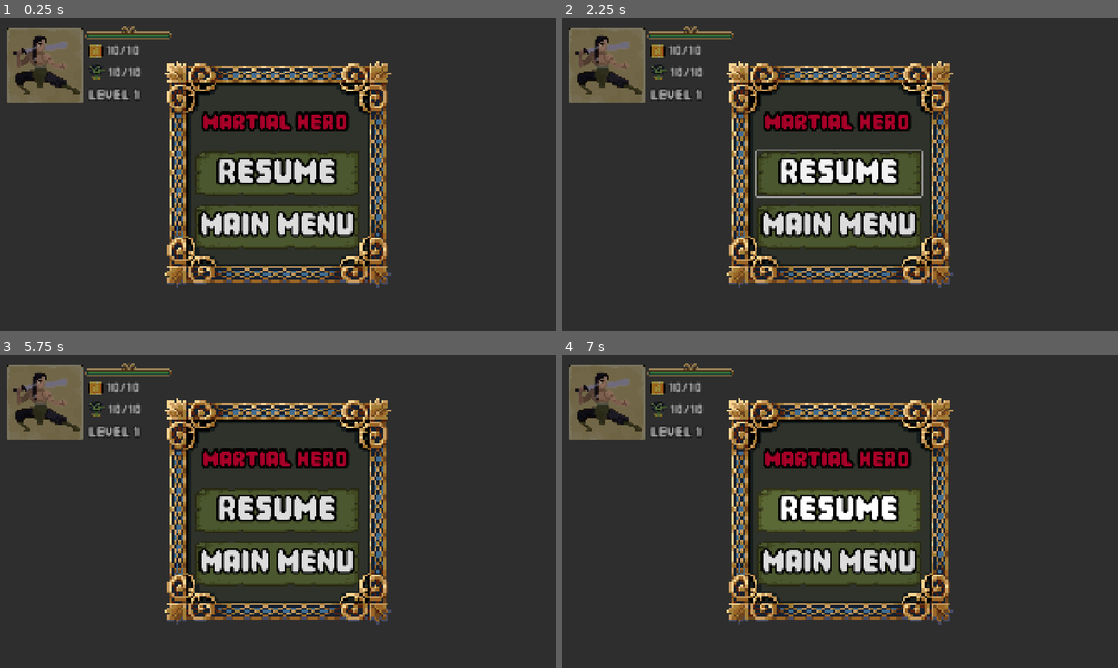
Above: before the commit, frames 1-4 (two rows, left to right).
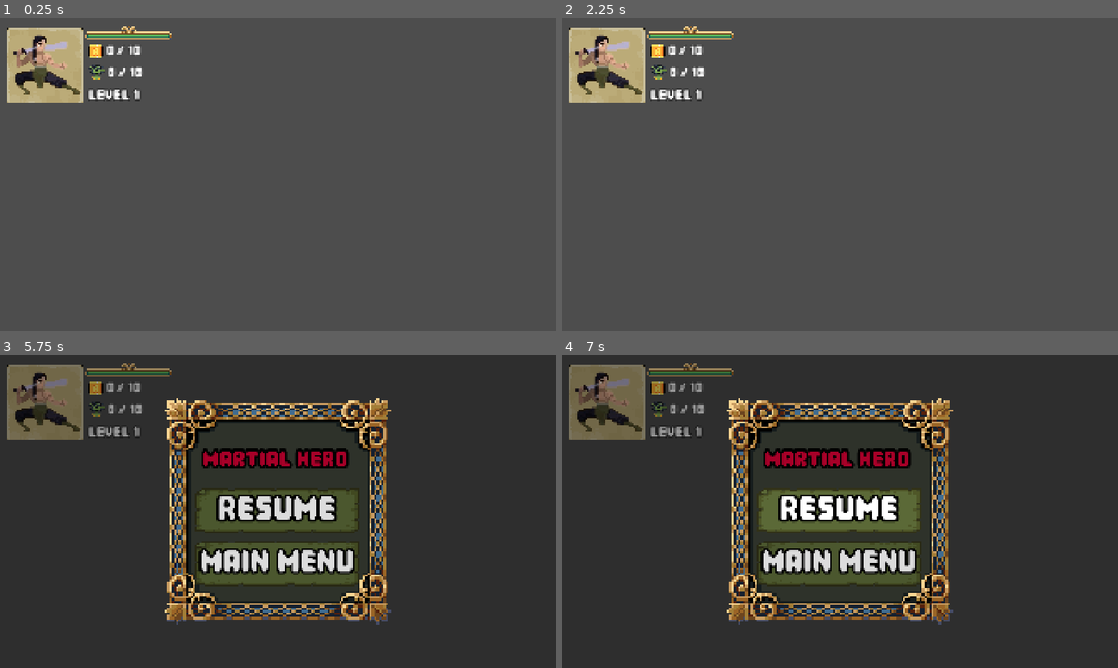
Above: after the commit, the same moments.

Repository: ALI-Yah1a/Martial-Hero
Game: Godot game, scene res://Scenes/level_ui.tscn
Same seed, same stepped clock (60 frames per second), same inputs: the game is played once before the commit and once after it. The project has no main scene, so this scene is started directly.
Inputs (mouse positions are in pixels of both pictures, inside the frame that each line leads up to):
- Up to frame 1 (0.25 s): no input
- Up to frame 2 (2.25 s): click (840, 227) at 0.5 s, where only the run before the commit has a clickable "MAIN MENU"; click (840, 174) at 1.25 s, where only the run before the commit has a clickable "RESUME"; tap Enter at 2 s; move the mouse to (962, 158) at 2.02 s; press the mouse at (962, 158) at 2.03 s; hold Right (run_right) from 2.03 s (still down)
- Up to frame 3 (5.75 s): tap Space (jump) at 2.27, 2.75, 3.02, 4.25, 4.52 s; move the mouse to (166, 527) at 2.77 s; release the mouse at (166, 527) at 2.78 s; right-click (166, 527) at 2.85 s; tap Enter at 3.5 s; move the mouse to (333, 442) at 3.52 s; release Right (run_right) at 3.53 s; hold Left (run_left) 3.53-4.28 s; hold E (attack_3) 3.53-4.28 s; move the mouse to (250, 574) at 4.27 s; hold Right (run_right) from 4.28 s (still down); click (250, 574) at 4.35 s; move the mouse to (444, 558) at 5.02 s; hold Right mouse button (attack_2) from 5.03 s (still down); tap Escape (pause) at 5.65 s
- Up to frame 4 (7 s): move the mouse to (673, 464) at 5.77 s; release Right (run_right) at 5.78 s; release Right mouse button (attack_2) at 5.78 s; hold Left (run_left) 5.78-6.53 s; tap E (attack_3) at 5.85 s; move the mouse to (867, 511) at 6.52 s; press the mouse at (867, 511) at 6.53 s; hold Right (run_right) from 6.53 s (still down)

The runs differ from the first frame. In frame 1, 99% of the frame differs, in the area x 0-100%, y 0-100%; in frame 2, 99%; in frame 3, 0.2%; in frame 4, 0.2%.

Commit message:
Updating Level Complete Menu and Level UI
finished the Level Complete Menu design, and created a script for the level ui

Diff:
--- a/Scenes/level_ui.tscn
+++ b/Scenes/level_ui.tscn
@@ -1,5 +1,6 @@
 [gd_scene format=3 uid="uid://cnm2yskd44164"]
 
+[ext_resource type="Script" uid="uid://dee14hkutwkdw" path="res://Scripts/level_ui.gd" id="1_ai2e2"]
 [ext_resource type="Texture2D" uid="uid://d036mii5cru55" path="res://Assets/HUD/Base-01.png" id="1_xdjqv"]
 [ext_resource type="Texture2D" uid="uid://darawvlnshmai" path="res://Assets/Martial Hero/martial_hero_icon.png" id="2_u4a2s"]
 [ext_resource type="Texture2D" uid="uid://bo6t42fe3wlxy" path="res://Assets/HUD/32x32-Tilesheet.png" id="3_2qe5m"]
@@ -58,6 +59,7 @@
 modulate_color = Color(0.27058825, 0.3647059, 0.29803923, 1)
 
 [node name="LevelUI" type="CanvasLayer" unique_id=469915797 groups=["UI"]]
+script = ExtResource("1_ai2e2")
 
 [node name="HUD" type="Control" parent="." unique_id=38721602]
 layout_mode = 3
@@ -251,7 +253,100 @@
 
 [node name="LevelCompleteMenu" type="Control" parent="." unique_id=140316735]
 process_mode = 3
+visible = false
 layout_mode = 3
-anchors_preset = 0
+anchors_preset = 15
+anchor_right = 1.0
+anchor_bottom = 1.0
+grow_horizontal = 2
+grow_vertical = 2
+
+[node name="Background" type="ColorRect" parent="LevelCompleteMenu" unique_id=1505559170]
+layout_mode = 1
+anchors_preset = 15
+anchor_right = 1.0
+anchor_bottom = 1.0
+grow_horizontal = 2
+grow_vertical = 2
+color = Color(0, 0, 0, 0.39607844)
+
+[node name="NinePatchRect" type="NinePatchRect" parent="LevelCompleteMenu" unique_id=344940366]
+layout_mode = 1
+anchors_preset = 8
+anchor_left = 0.5
+anchor_top = 0.5
+anchor_right = 0.5
+anchor_bottom = 0.5
+offset_left = -300.0
+offset_top = -300.0
+offset_right = 300.0
+offset_bottom = 300.0
+grow_horizontal = 2
+grow_vertical = 2
+scale = Vector2(1.3, 1.3)
+pivot_offset = Vector2(302, 302)
+texture = SubResource("AtlasTexture_fjexk")
+
+[node name="VBoxContainer" type="VBoxContainer" parent="LevelCompleteMenu/NinePatchRect" unique_id=676966635]
+layout_mode = 0
 offset_right = 40.0
 offset_bottom = 40.0
+
+[node name="Control2" type="Control" parent="LevelCompleteMenu/NinePatchRect/VBoxContainer" unique_id=495487573]
+layout_mode = 2
+
+[node name="Title" type="Label" parent="LevelCompleteMenu/NinePatchRect/VBoxContainer/Control2" unique_id=1382035869]
+layout_mode = 0
+offset_left = 58.153824
+offset_top = 107.3846
+offset_right = 542.1538
+offset_bottom = 209.3846
+theme_override_colors/font_color = Color(0.65344477, 0, 0.15592867, 1)
+theme_override_constants/outline_size = 25
+theme_override_fonts/font = ExtResource("5_ai2e2")
+theme_override_font_sizes/font_size = 100
+text = "CONGRATS !"
+horizontal_alignment = 1
+
+[node name="Control" type="Control" parent="LevelCompleteMenu/NinePatchRect/VBoxContainer" unique_id=219424137]
+layout_mode = 2
+
+[node name="VBoxContainer" type="VBoxContainer" parent="LevelCompleteMenu/NinePatchRect/VBoxContainer/Control" unique_id=1479869519]
+layout_mode = 0
+offset_left = 78.0
+offset_top = 235.0
+offset_right = 532.0
+offset_bottom = 539.0
+theme_override_constants/separation = 20
+
+[node name="NextLevelButton" type="Button" parent="LevelCompleteMenu/NinePatchRect/VBoxContainer/Control/VBoxContainer" unique_id=2003928645]
+custom_minimum_size = Vector2(440, 120)
+custom_maximum_size = Vector2(440, 120)
+layout_mode = 2
+theme_override_colors/font_color = Color(0.8627451, 0.8627451, 0.8627451, 1)
+theme_override_colors/font_outline_color = Color(0, 0, 0, 1)
+theme_override_constants/outline_size = 24
+theme_override_fonts/font = ExtResource("5_ai2e2")
+theme_override_font_sizes/font_size = 100
+theme_override_styles/normal = SubResource("StyleBoxTexture_t76eq")
+theme_override_styles/pressed = SubResource("StyleBoxTexture_uj7jq")
+theme_override_styles/hover = SubResource("StyleBoxTexture_fjexk")
+text = "NEXT LEVEL"
+
+[node name="MainMenuButton" type="Button" parent="LevelCompleteMenu/NinePatchRect/VBoxContainer/Control/VBoxContainer" unique_id=267383549]
+custom_minimum_size = Vector2(440, 120)
+custom_maximum_size = Vector2(440, 120)
+layout_mode = 2
+theme_override_colors/font_color = Color(0.86381346, 0.8638138, 0.8638136, 1)
+theme_override_constants/outline_size = 24
+theme_override_fonts/font = ExtResource("5_ai2e2")
+theme_override_font_sizes/font_size = 110
+theme_override_styles/normal = SubResource("StyleBoxTexture_m0ht2")
+theme_override_styles/pressed = SubResource("StyleBoxTexture_g1idy")
+theme_override_styles/hover = SubResource("StyleBoxTexture_imobx")
+text = "MAIN MENU"
+
+[connection signal="pressed" from="PauseMenu/NinePatchRect/VBoxContainer/Control/VBoxContainer/ResumeButton" to="." method="_on_resume_button_pressed"]
+[connection signal="pressed" from="PauseMenu/NinePatchRect/VBoxContainer/Control/VBoxContainer/MainMenuButton" to="." method="_on_main_menu_button_pressed"]
+[connection signal="pressed" from="LevelCompleteMenu/NinePatchRect/VBoxContainer/Control/VBoxContainer/NextLevelButton" to="." method="_on_next_level_button_pressed"]
+[connection signal="pressed" from="LevelCompleteMenu/NinePatchRect/VBoxContainer/Control/VBoxContainer/MainMenuButton" to="." method="_on_main_menu_button_pressed"]
--- /dev/null
+++ b/Scripts/level_ui.gd
@@ -0,0 +1,68 @@
+extends CanvasLayer
+@onready var pause_menu: Control = $PauseMenu
+@onready var level_complete_menu: Control = $LevelCompleteMenu
+@onready var health_bar: TextureProgressBar = $HUD/PlayerStats/VitalsAndStats/Control/HealthBar
+@onready var coins_label: Label = $HUD/PlayerStats/VitalsAndStats/Control2/VBoxContainer/CoinsTracker/CoinsLabel
+@onready var gorgon_label: Label = $HUD/PlayerStats/VitalsAndStats/Control2/VBoxContainer/GorgonsTracker/GorgonLabel
+@onready var current_level: Label = $HUD/PlayerStats/VitalsAndStats/Control2/VBoxContainer/CurrentLevelLabel
+
+@export var player: Player
+@export var required_coins: int = 10
+@export var required_gorgons: int = 10
+@export var current_level_number: int = 1
+@export_file("*.tscn") var next_level_path: String
+var current_coins: int = 0
+var current_gorgons: int = 0
+
+func _ready() -> void:
+	current_level.text = "Level " + str(current_level_number)
+	if player:
+		health_bar.max_value = player.max_health
+		health_bar.value = player.current_health
+		player.health_changed.connect(update_hp)
+	pause_menu.visible = false
+	update_coins_ui()
+	update_gorgons_ui()
+func update_hp(new_health):
+	health_bar.value = new_health
+func add_coin(amount: int = 1):
+	current_coins += amount
+	update_coins_ui()
+	check_level_completion()
+func add_gorgon(amount: int = 1):
+	current_gorgons += amount
+	update_gorgons_ui()
+	check_level_completion()
+func update_coins_ui():
+	coins_label.text = str(current_coins) + " / " + str(required_coins)
+func update_gorgons_ui():
+	gorgon_label.text = str(current_gorgons) + " / " + str(required_gorgons)
+
+func check_level_completion():
+	if current_coins >= required_coins and current_gorgons >= required_gorgons:
+		level_complete_menu.visible = true
+		get_tree().paused = true
+
+func _input(event):
+	if event.is_action_pressed("pause"):
+		toggle_pause()
+
+func toggle_pause():
+	var new_pause_state = not get_tree().paused
+	get_tree().paused = new_pause_state
+	pause_menu.visible = new_pause_state
+func set_level(level_number: int) -> void:
+	current_level.text = "LEVEL %02d" % level_number
+
+func _on_resume_button_pressed() -> void:
+	toggle_pause()
+
+
+func _on_main_menu_button_pressed() -> void:
+	get_tree().paused = false
+	get_tree().change_scene_to_file("")
+
+func _on_next_level_button_pressed() -> void:
+	get_tree().paused = false
+	if next_level_path != "":
+		get_tree().change_scene_to_file(next_level_path)
--- a/Scripts/player.gd
+++ b/Scripts/player.gd
@@ -1,4 +1,5 @@
 extends CharacterBody2D
+class_name Player
 @onready var animated_sprite_2d: AnimatedSprite2D = $AnimatedSprite2D
 @onready var hitbox: Area2D = $Hitbox
 
Not shown, added: Scripts/level_ui.gd.uid
